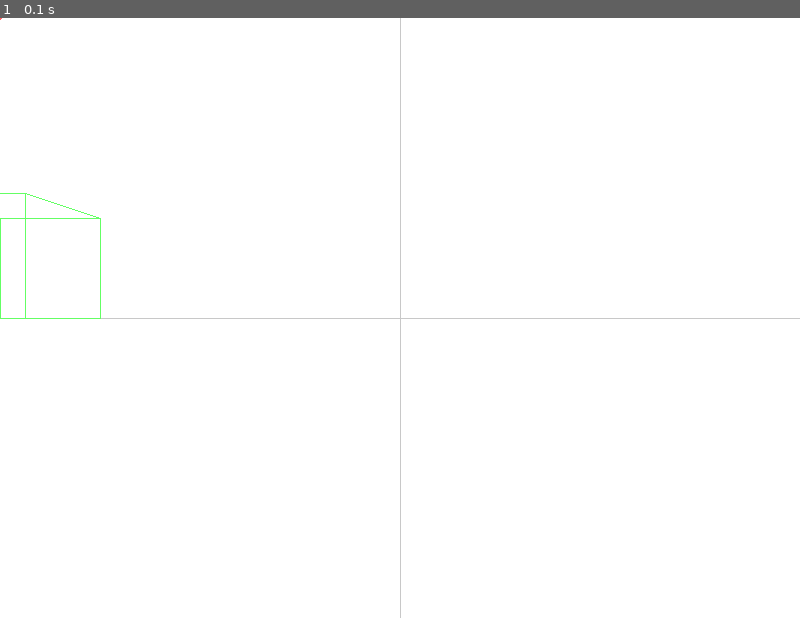
Above: before the commit, frame 1.
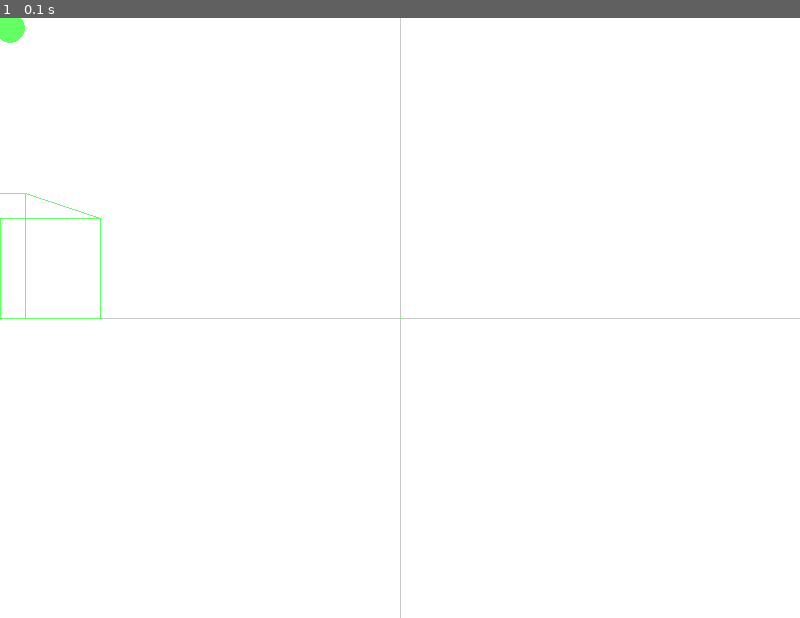
Above: after the commit, the same moment.

Repository: qsorix/draw-3d
Game: pygame game, started from main.py
Same seed, same stepped clock (60 frames per second), same inputs: the game is played once before the commit and once after it.
Inputs:
- Up to frame 1 (0.1 s): no input

The runs differ from the first frame. In frame 1, 0.1% of the frame differs, in the area x 0-51%, y 0-51%.

Commit message:
Draw in the plane of the camera

Diff:
--- a/funcs.py
+++ b/funcs.py
@@ -69,3 +69,9 @@
 
 def dot(a, b):
     return a.x*b.x + a.y*b.y + a.z*b.z
+
+def length(a):
+    return math.sqrt(dot(a,a))
+
+def cos_angle(a, b):
+    return dot(a, b) / (length(a)*length(b))
--- a/main.py
+++ b/main.py
@@ -32,25 +32,48 @@
 def vector_from_to(a, b):
     return Vector(b.x-a.x, b.y-a.y, b.z-a.z)
 
-def vector_z_plane_intersection(l0, l, point_on_a_z_plane):
+def vector_plane_intersection(l0, l, point_on_a_z_plane, N):
     # Plane:
-    # (P - point_on_a_z_plane) dot Z = 0
+    # (P - point_on_a_z_plane) dot N = 0
 
     # Line:
     # P = l0 + d*l
 
-    Z = Vector(0, 0, 1)
-
-    dd = funcs.dot(l, Z)
+    dd = funcs.dot(l, N)
     if abs(dd) < 0.0001:
         return None
 
     d = funcs.dot(P(point_on_a_z_plane.x - l0.x,
                     point_on_a_z_plane.y - l0.y,
-                    point_on_a_z_plane.z - l0.z), Z) / dd
+                    point_on_a_z_plane.z - l0.z), N) / dd
 
     p = P(d*l.x + l0.x, d*l.y + l0.y, d*l.z + l0.z)
     return p
+
+def pick_plane_facing_camera(alpha, beta):
+    camera = Vector(*funcs.rotate(0, 0, 1, alpha, beta))
+    nx = Vector(1, 0, 0)
+    ny = Vector(0, 1, 0)
+    nz = Vector(0, 0, 1)
+
+    if abs(math.cos(beta)) < 0.52:
+        return ny
+
+    angle_x = abs(funcs.cos_angle(camera, nx))
+    angle_y = abs(funcs.cos_angle(camera, ny))
+    angle_z = abs(funcs.cos_angle(camera, nz))
+
+    print("Camera dir:", camera.x, camera.y, camera.z)
+    print("Angles:    ", angle_x, angle_y, angle_z)
+
+    # cos is max for min angle
+    angle_min = max(angle_x, angle_y, angle_z)
+    if angle_min == angle_x:
+        return nx
+    if angle_min == angle_y:
+        return ny
+    if angle_min == angle_z:
+        return nz
 
 class Tool:
     def mouseUp(self, button, pos):
@@ -118,7 +141,10 @@
         mouse_points_at = P(x, y, z)
         view_direction = vector_from_to(self.wnd.camera, mouse_points_at)
 
-        end = vector_z_plane_intersection(self.wnd.camera, view_direction, self.segment_start)
+        N = pick_plane_facing_camera(self.wnd.camera_angle,
+                                     self.wnd.camera_angle_vert)
+
+        end = vector_plane_intersection(self.wnd.camera, view_direction, self.segment_start, N)
 
         if end:
             self.segment_end = end
@@ -187,11 +213,11 @@
         put_cube(self.segments, 40,  0, -40, blue)
         put_cube(self.segments, -40,  0, -40, black)
 
-        # for a in range(0,90,10):
-        #     for b in range(0,90,10):
-        #         self.segments.append(S(P(a, b, 1), P(a, b, 70000), green))
-        #         self.segments.append(S(P(a, 1, b), P(a, 70000, b), blue))
-        #         self.segments.append(S(P(1, a, b), P(70000, a, b), red))
+        for a in range(0,10,10):
+            for b in range(0,10,10):
+                self.segments.append(S(P(a, b, 1), P(a, b, 70000), green))
+                self.segments.append(S(P(a, 1, b), P(a, 70000, b), blue))
+                self.segments.append(S(P(1, a, b), P(70000, a, b), red))
 
         self.segments.append(S(P(-1, 0, 0), P(1, 0, 0)))
         self.segments.append(S(P(0, -1, 0), P(0, 1, 0)))
@@ -272,6 +298,19 @@
         pygame.draw.circle(self.screen, red, (int(self.camera.x),
                                               int(self.camera.z)), 2)
 
+    def _draw_cam_face(self):
+        N = pick_plane_facing_camera(self.camera_angle,
+                                     self.camera_angle_vert)
+        print ("N: ", N.x, N.y, N.z)
+        if N.x:
+            color = red
+        if N.y:
+            color = blue
+        if N.z:
+            color = green
+
+        pygame.draw.circle(self.screen, color, (10, 10), 15)
+
     def keyDown(self, key):
         self.pressed.add(key)
         print(key)
@@ -329,6 +368,7 @@
         self.screen.fill((255,255,255))
         self._draw_zero()
         self._draw_cam_pos()
+        self._draw_cam_face()
         for s in self.segments:
             self._draw_segment(s)
         for s in self.drawn_segments:
